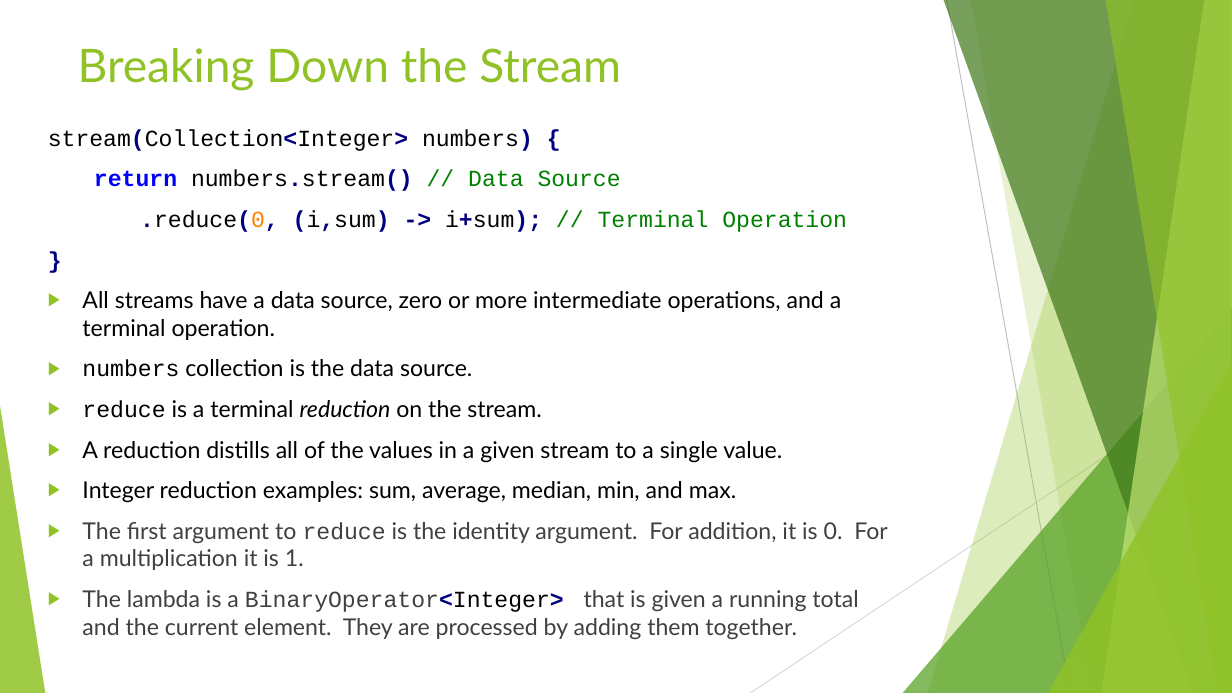
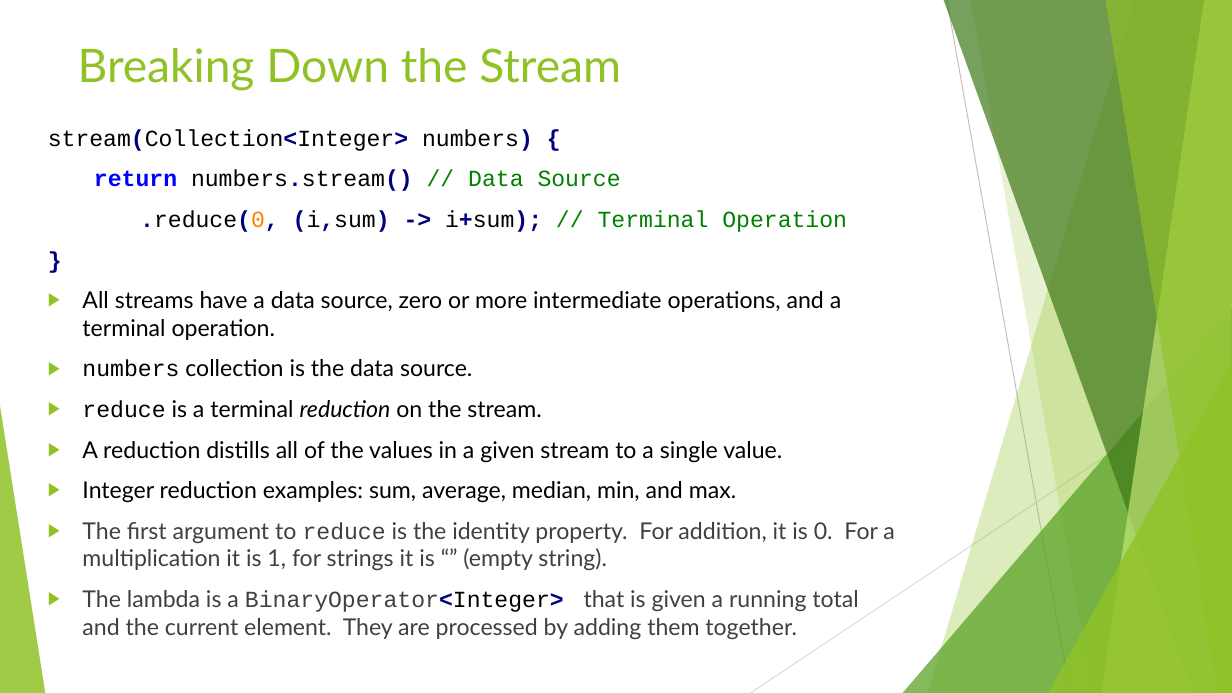
Before and after one commit to RichardRoda/2017-CodePaLOUsa-Lambda, a slide deck: slide 25 of Learning to Love the Lambda in the Stream.pptx. Drawn at 1232x693 pixels with LibreOffice and Linux fonts; fonts in the diff are those of the drawing. Boxes give left, top, right and bottom in pixels: in the first picture for what was removed or moved away, otherwise in the second. Text is boxed around its words. In the diff, an @@ line names an element or a change of style, - is before the commit and + after.

```diff
--- a/Learning to Love the Lambda in the Stream.pptx
+++ b/Learning to Love the Lambda in the Stream.pptx
@@ text at <box>82,522,894,570</box>: text changed @@
-▶ The first argument to reduce is the identity argument. For addition, it is 0. For a multiplication it is 1.
+▶ The first argument to reduce is the identity property. For addition, it is 0. For a multiplication it is 1, for strings it is “” (empty string).
```
Also in this commit, not shown: 7 other slides changed, 1 other file.
